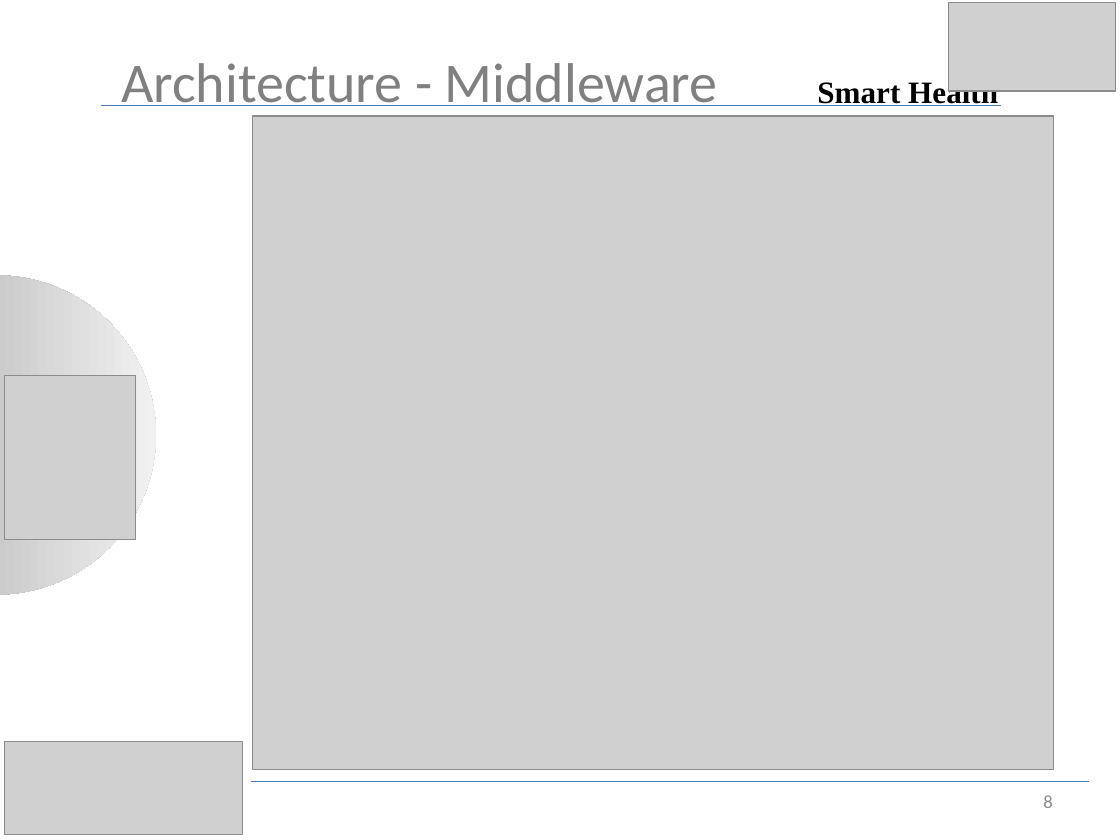
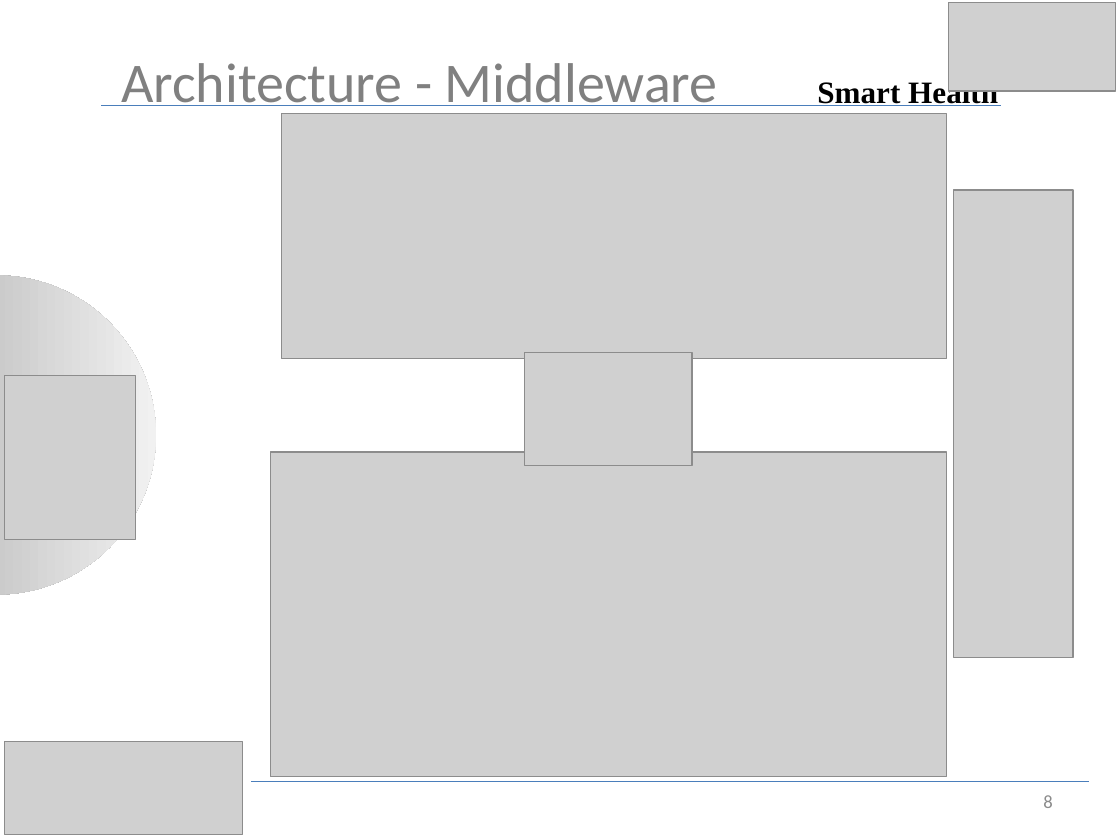
Before and after one commit to MaoAlex/INF6404A, a slide deck: slide 8 of Presentation/presentationSmartHealth.pptx. Drawn at 1120x840 pixels with LibreOffice and Linux fonts; fonts in the diff are those of the drawing; grey boxes stand for pictures. Boxes give left, top, right and bottom in pixels: in the first picture for what was removed or moved away, otherwise in the second. Text is boxed around its words. In the diff, an @@ line names an element or a change of style, - is before the commit and + after.

```diff
--- a/Presentation/presentationSmartHealth.pptx
+++ b/Presentation/presentationSmartHealth.pptx
@@ picture removed at (252,116,1054,771) @@
@@ picture added at (281,113,946,358) @@
@@ picture added at (954,190,1074,657) @@
@@ picture added at (524,353,692,466) @@
@@ picture added at (270,452,945,777) @@
```
Also in this commit, not shown: 11 other slides changed.
